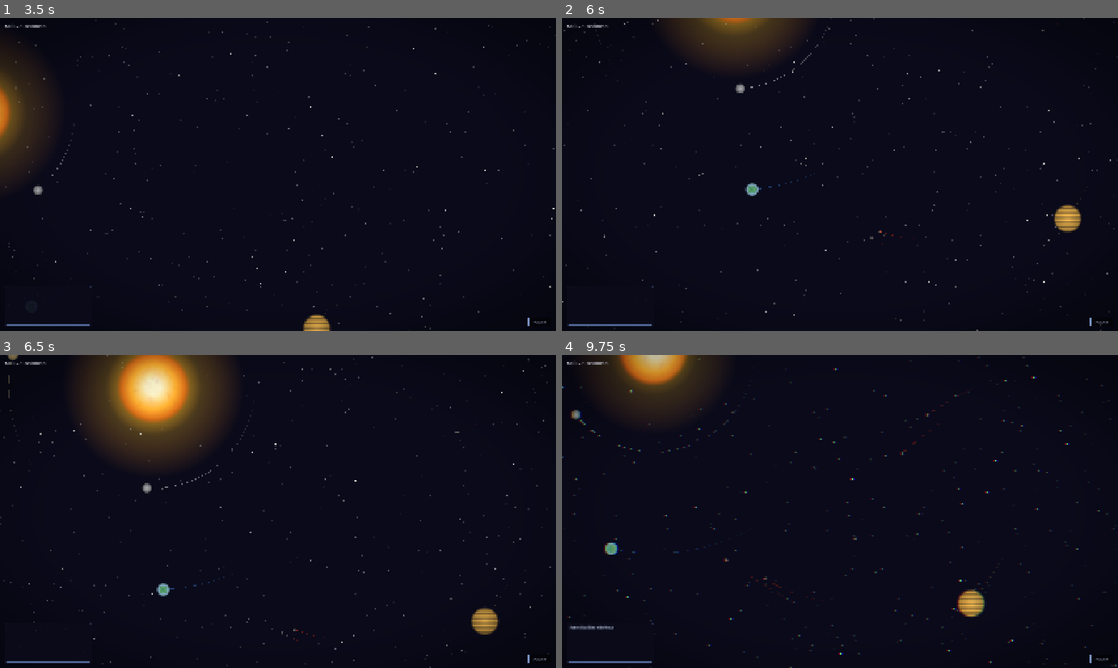
Above: before the commit, frames 1-4 (two rows, left to right).
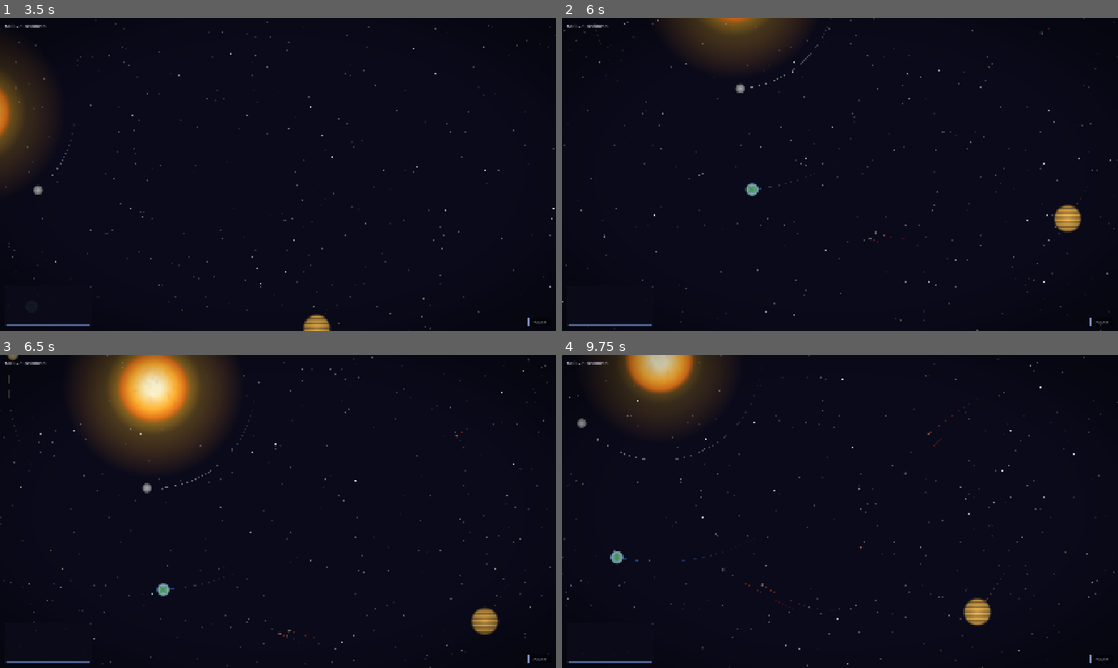
Above: after the commit, the same moments.

Repository: avantgardian/godot-space-idle
Game: Godot game, scene res://scenes/main.tscn
The game is run twice, just before and just after one commit, with the same random seed, the same clock (stepped at 60 frames per second) and the same inputs.
Inputs (mouse positions are in pixels of both pictures, inside the frame that each line leads up to):
- Up to frame 1 (3.5 s): tap Enter at 0.5 s; move the mouse to (400, 158) at 0.52 s; hold Right (ui_right) 0.53-1.25 s; tap L at 0.6, 2.1 s; click (400, 158) at 0.67 s; drag from (166, 190) to (250, 237) at 1.27 s; move the mouse to (333, 105) at 2.02 s; hold Right (ui_right) 2.03-2.75 s; drag from (250, 237) to (111, 127) at 2.77 s
- Up to frame 2 (6 s): move the mouse to (1006, 221) at 3.52 s; hold Left (ui_left) 3.53-4.25 s; tap L at 3.6, 5.1 s; drag from (673, 127) to (756, 96) at 4.27 s; move the mouse to (867, 174) at 5.02 s; hold Down (ui_down) 5.03-5.75 s; click (867, 174) at 5.17 s; drag from (756, 96) to (728, 190) at 5.77 s
- Up to frame 3 (6.5 s): no input
- Up to frame 4 (9.75 s): move the mouse to (962, 495) at 6.52 s; hold Up (ui_up) 6.53-7.25 s; tap L at 6.6, 8.1, 9.6 s; drag from (728, 527) to (812, 574) at 7.27 s; move the mouse to (895, 442) at 8.02 s; hold Down (ui_down) 8.03-8.75 s; drag from (812, 574) to (673, 464) at 8.77 s; move the mouse to (1006, 558) at 9.52 s; hold Up (ui_up) from 9.53 s (still down); click (1006, 558) at 9.67 s

Frame 1 is identical in both runs. In frame 2, less than 0.1% of the frame differs, in the area x 55-88%, y 3-73%; in frame 3, less than 0.1%; in frame 4, 3.4%, in the area x 0-100%, y 0-100%.

Commit message:
Replace hardcoded GM_UNIT in asteroid.gd with runtime value from Mercury
Closes #33

Diff:
--- a/scripts/asteroid.gd
+++ b/scripts/asteroid.gd
@@ -1,13 +1,13 @@
 class_name Asteroid
 extends Node2D
 
-const GM_UNIT: float = 4.0 * PI * PI * 350.0 * 350.0 * 350.0 / (30.0 * 30.0)
 const PLANET_GRAVITY_SCALE: float = 5.0
 const PLANET_MASS_EXPONENT: float = 0.3
 const PLANET_SOFTENING: float = 150.0
 const _ORBITAL_BODY := preload("res://scripts/orbital_body.gd")
 
 var sun_mass: float = 1.0
+var gm_unit: float = 0.0
 var mass: float = 0.0
 var collision_radius: float = 6.0
 var _pos: Vector2
@@ -80,7 +80,7 @@
 	var entry_angle := randf_range(0.0, TAU)
 	_pos = Vector2(cos(entry_angle), sin(entry_angle)) * spawn_r
 
-	var gm := GM_UNIT * sun_mass
+	var gm := gm_unit * sun_mass
 	var v_circ := sqrt(gm / spawn_r)
 	var radial := -randf_range(20.0, 60.0)
 	var tangential := randf_range(0.2, 2.5) * v_circ
@@ -97,7 +97,7 @@
 	if not _alive:
 		return
 
-	var gm := GM_UNIT * sun_mass
+	var gm := gm_unit * sun_mass
 	var r2 := _pos.length_squared()
 	if r2 < 4.0:
 		r2 = 4.0
@@ -108,7 +108,7 @@
 		var dist_sq: float = offset.length_squared()
 		var dist: float = sqrt(dist_sq)
 		var softened_r2: float = dist_sq + PLANET_SOFTENING * PLANET_SOFTENING
-		acc += GM_UNIT * pow(pl.mass, PLANET_MASS_EXPONENT) / softened_r2 * offset / dist * PLANET_GRAVITY_SCALE
+		acc += gm_unit * pow(pl.mass, PLANET_MASS_EXPONENT) / softened_r2 * offset / dist * PLANET_GRAVITY_SCALE
 	_vel += acc * delta
 	_pos += _vel * delta
 	position = _pos
--- a/scripts/main.gd
+++ b/scripts/main.gd
@@ -154,6 +154,7 @@
 func _spawn_asteroid():
 	var a := _ASTEROID_SCRIPT.new()
 	a.sun_mass = sun_mass
+	a.gm_unit = $Mercury._initial_gm()
 	a.collided_with_sun.connect(_on_asteroid_collided.bind(a))
 	a.spawn()
 	add_child(a)
